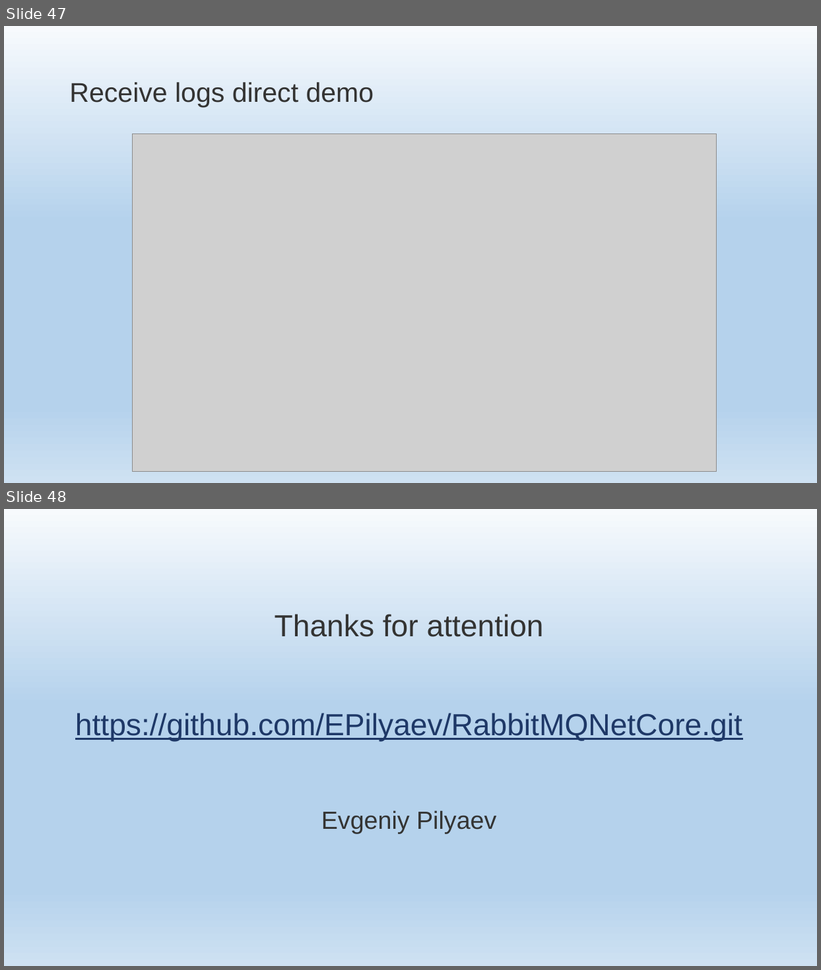
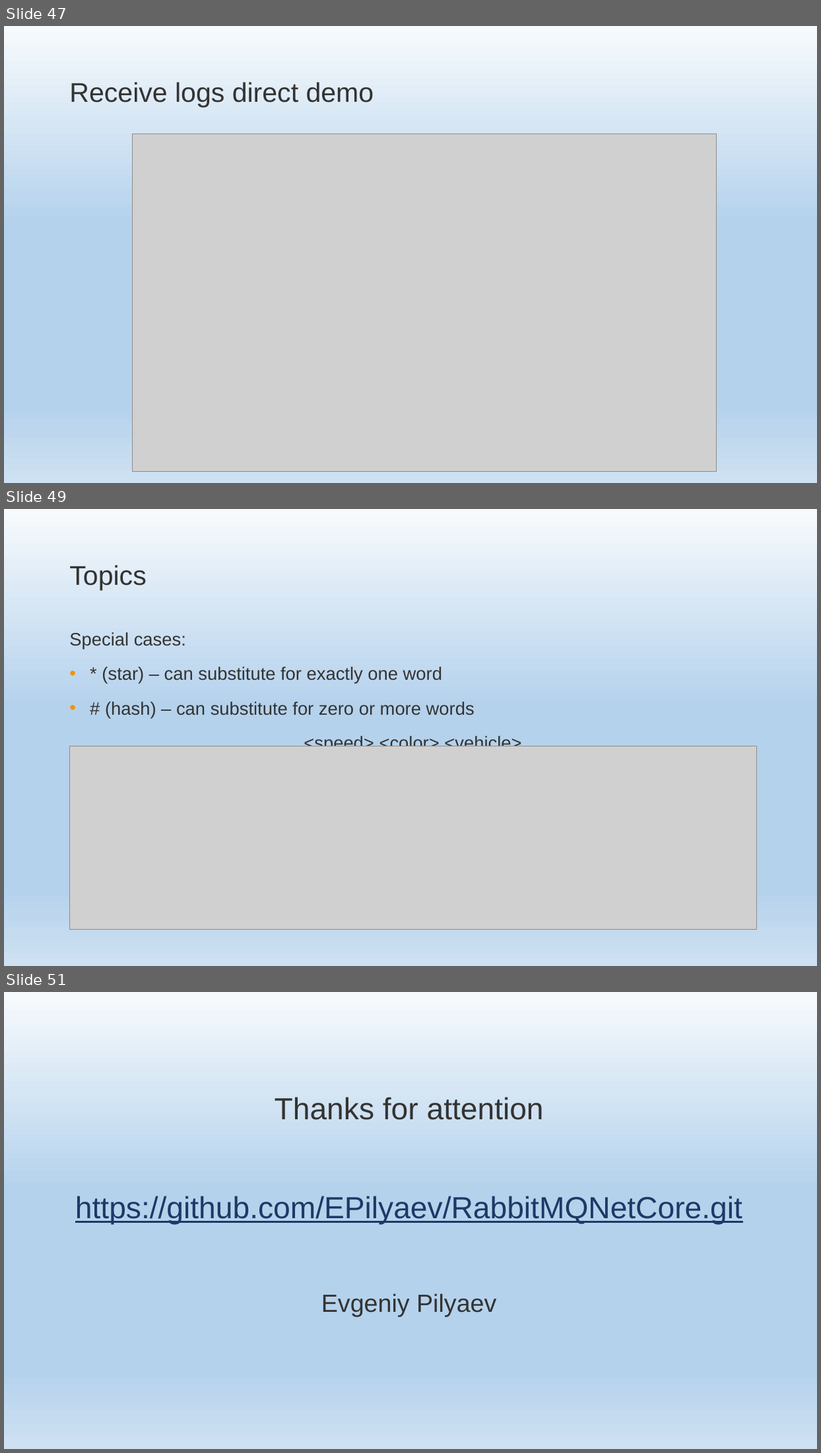
Before and after one commit to EPilyaev/RabbitMQNetCore, a slide deck: RabbitMQNetCore.pptm. Shown one above the other, each under a label of ours: slides 47 and 48 before the commit, slides 47, 49 and 51 after it; the slides between them are not shown. The pictures are 821x970 and 821x1453 pixels, drawn with LibreOffice and Linux fonts; fonts in the diff are those of the drawing; grey boxes stand for pictures; background and template pictures are left out. Boxes give left, top, right and bottom in pixels: in the first picture for what was removed or moved away, otherwise in the second. Text is boxed around its words. In the diff, an @@ line names an element or a change of style, - is before the commit and + after.

Commit message:
Add topic exhange theory

```diff
--- a/RabbitMQNetCore.pptm
+++ b/RabbitMQNetCore.pptm
@@ slide 49 added at (4, 509, 817, 966), background gradient #F7FAFD to #B5D2EC to #CEE1F2 @@
@@ title added at (69, 565, 146, 590), 48 pt, text #333332 @@
+Topics
@@ text added at (69, 632, 521, 747), 32 pt, text #333332 @@
+Special cases:
+• * (star) – can substitute for exactly one word
+• # (hash) – can substitute for zero or more words
+<speed>.<color>.<vehicle>
@@ picture added at (69, 746, 756, 929) @@
@@ what was slide 48 is now slide 51 @@
```
Also in this commit, not shown: 2 other slides added.
